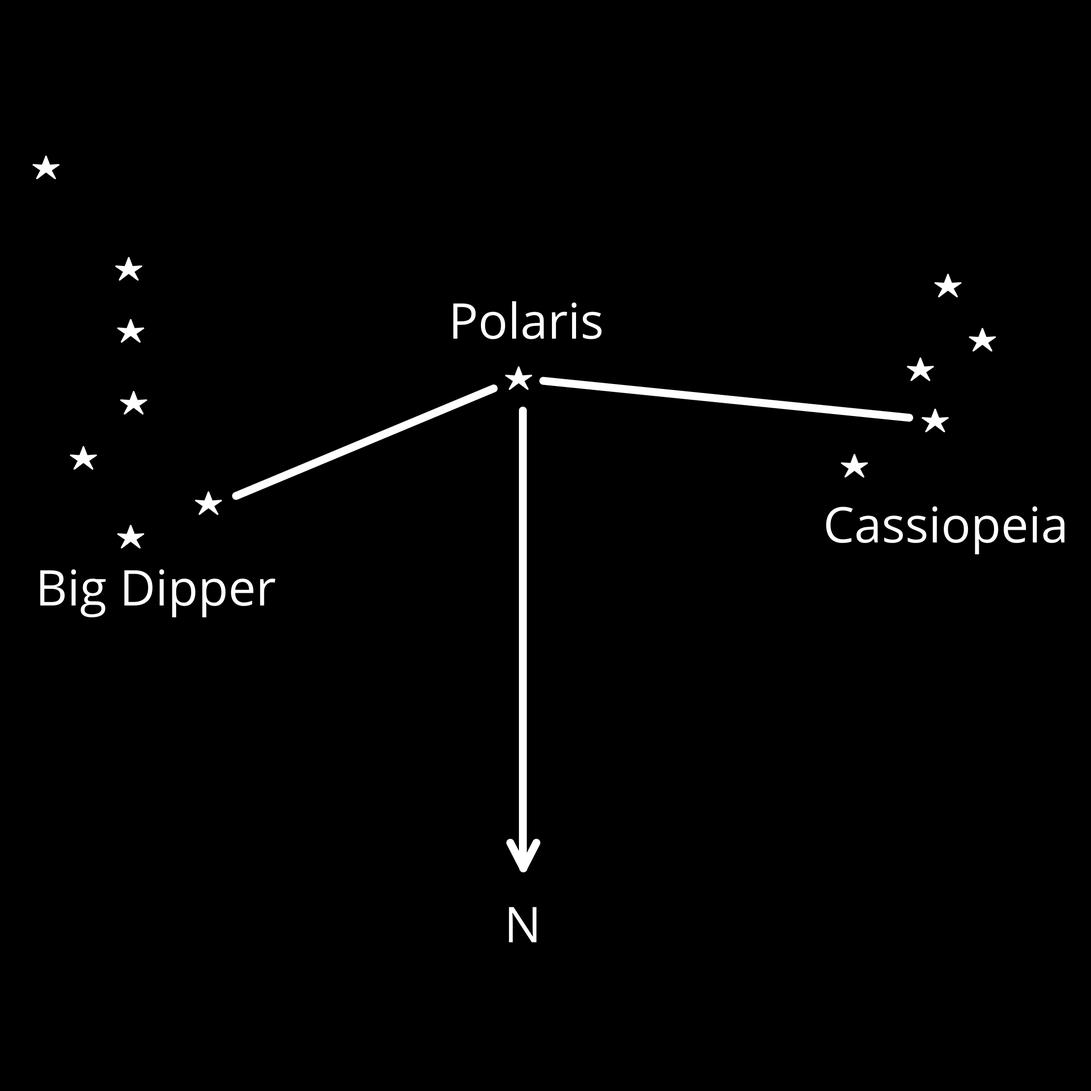
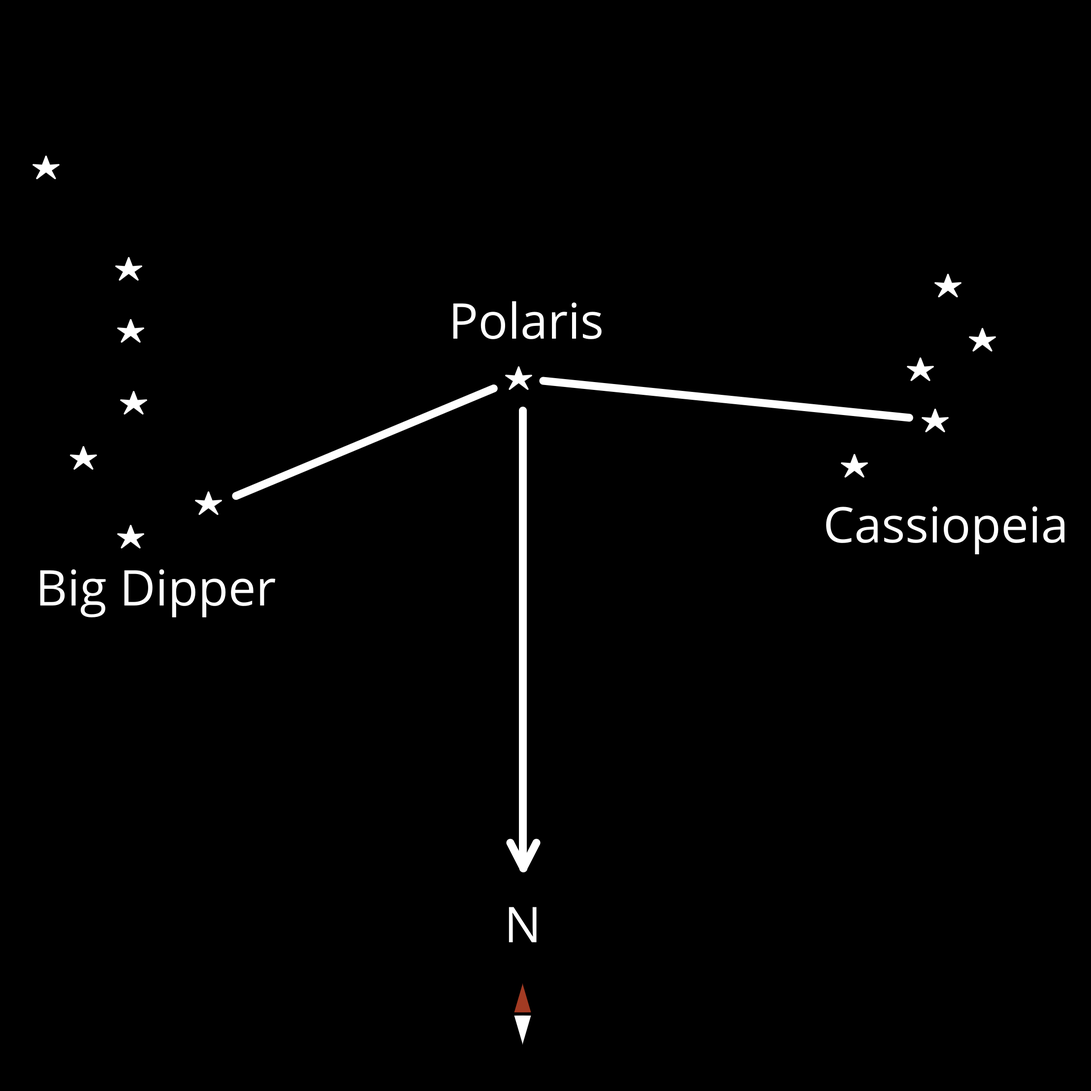
Two versions of the same layered image (1091×1091). Layer-by-layer changes:
added group "Compass" with 2 layers above "Foreground" over [514, 983, 532, 1046]
added layer "Line art" in group "Compass" over [514, 983, 532, 1046]
added layer "Color" in group "Compass" over [514, 983, 532, 1046]
painted on "Background" over [514, 983, 532, 1046]
